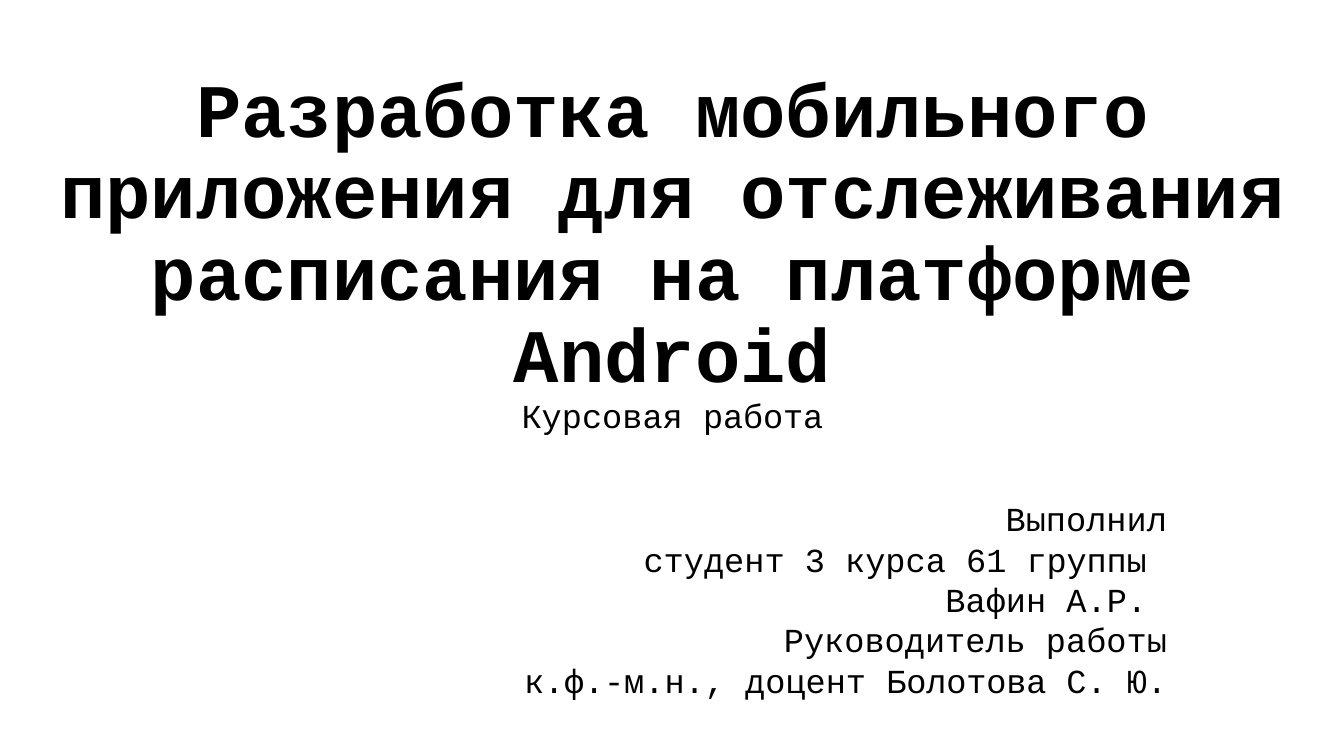
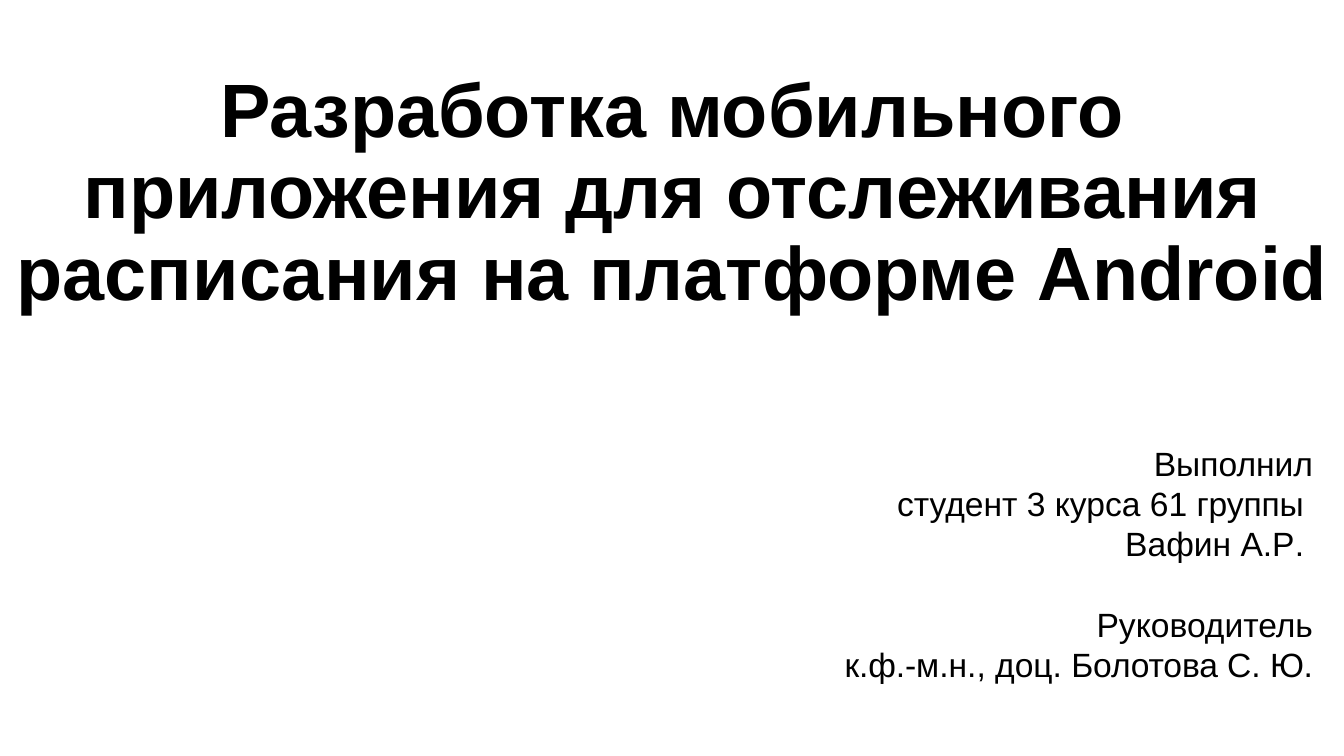
Before and after one commit to vafeenLabs/coursework-report_6-semester, a slide deck: slide 1 of Vafeen_3_61_presentation.pptx. Drawn at 1344x756 pixels with LibreOffice and Linux fonts; fonts in the diff are those of the drawing. Boxes give left, top, right and bottom in pixels: in the first picture for what was removed or moved away, otherwise in the second. Text is boxed around its words. In the diff, an @@ line names an element or a change of style, - is before the commit and + after.

```diff
--- a/Vafeen_3_61_presentation.pptx
+++ b/Vafeen_3_61_presentation.pptx
@@ text "Разработка мобильного приложения для отслеживания ..." at <box>17,81,1327,314</box>: font Courier New to Arial @@
@@ text "Выполнил": place and size @@
-text "Выполнил" at <box>522,404,1167,700</box>
+text "Выполнил" at <box>845,453,1313,684</box>
@@ text at <box>522,404,823,435</box>: paragraph removed @@
-Курсовая работа
@@ text at <box>897,453,1313,563</box>: font Courier New to Arial in "Выполнил", "студент 3 курса 61 группы", "Вафин А.Р." @@
@@ text at <box>845,614,1313,684</box>: text changed; font Courier New to Arial @@
-Руководитель работы
-к.ф.-м.н., доцент Болотова С. Ю.
+Руководитель
+к.ф.-м.н., доц. Болотова С. Ю.
```
Also in this commit, not shown: 11 other slides changed, 1 slide added, 1 slide removed, 1 other file.
